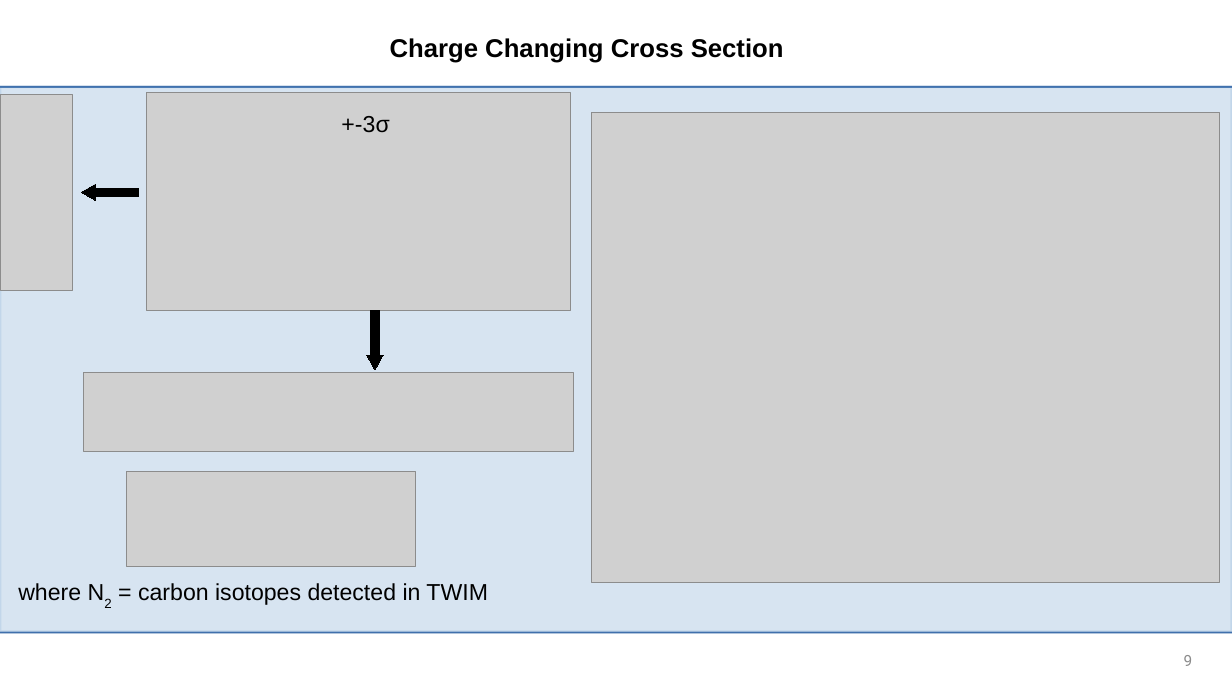
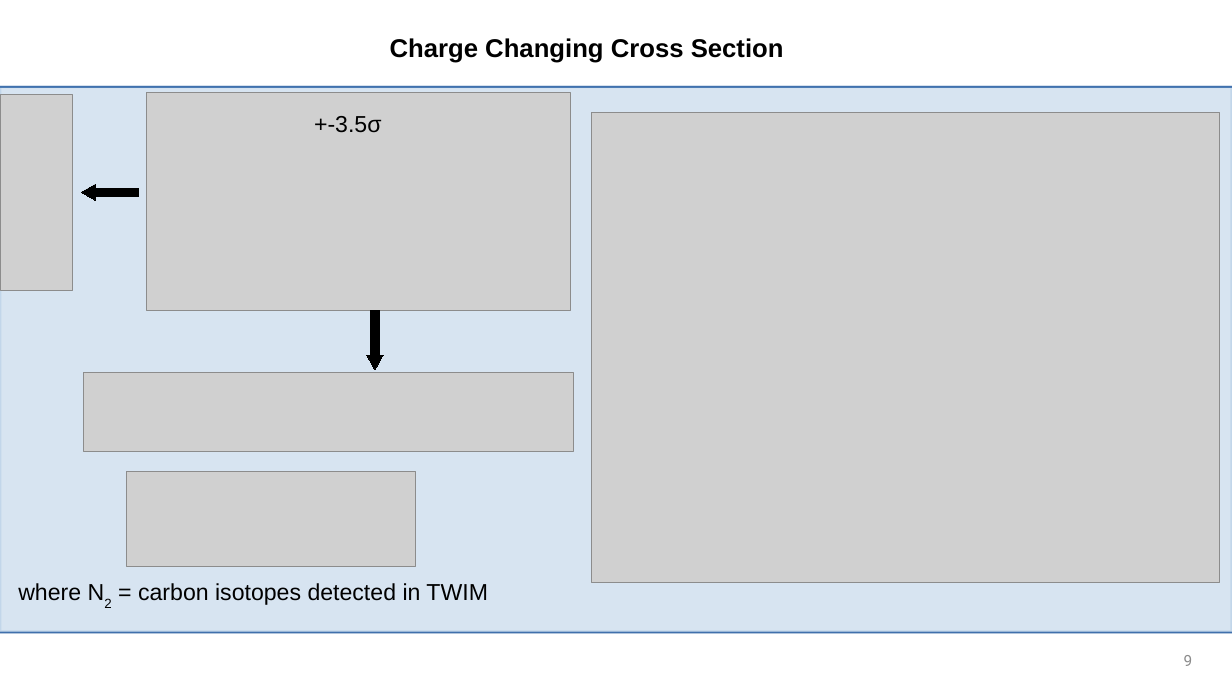
Before and after one commit to jenegger/r3bweek24_gsi, a slide deck: slide 9 of r3bweek_24_gsi.odp. Drawn at 1232x693 pixels with LibreOffice and Linux fonts; fonts in the diff are those of the drawing; grey boxes stand for pictures; background and template pictures are left out. Boxes give left, top, right and bottom in pixels: in the first picture for what was removed or moved away, otherwise in the second. Text is boxed around its words. In the diff, an @@ line names an element or a change of style, - is before the commit and + after.

```diff
--- a/r3bweek_24_gsi.odp
+++ b/r3bweek_24_gsi.odp
@@ text at bbox=[314, 116, 382, 133]: text changed @@
-+-3σ
++-3.5σ
```
Also in this commit, not shown: 3 other slides changed, 7 slides removed, 2 other files.
